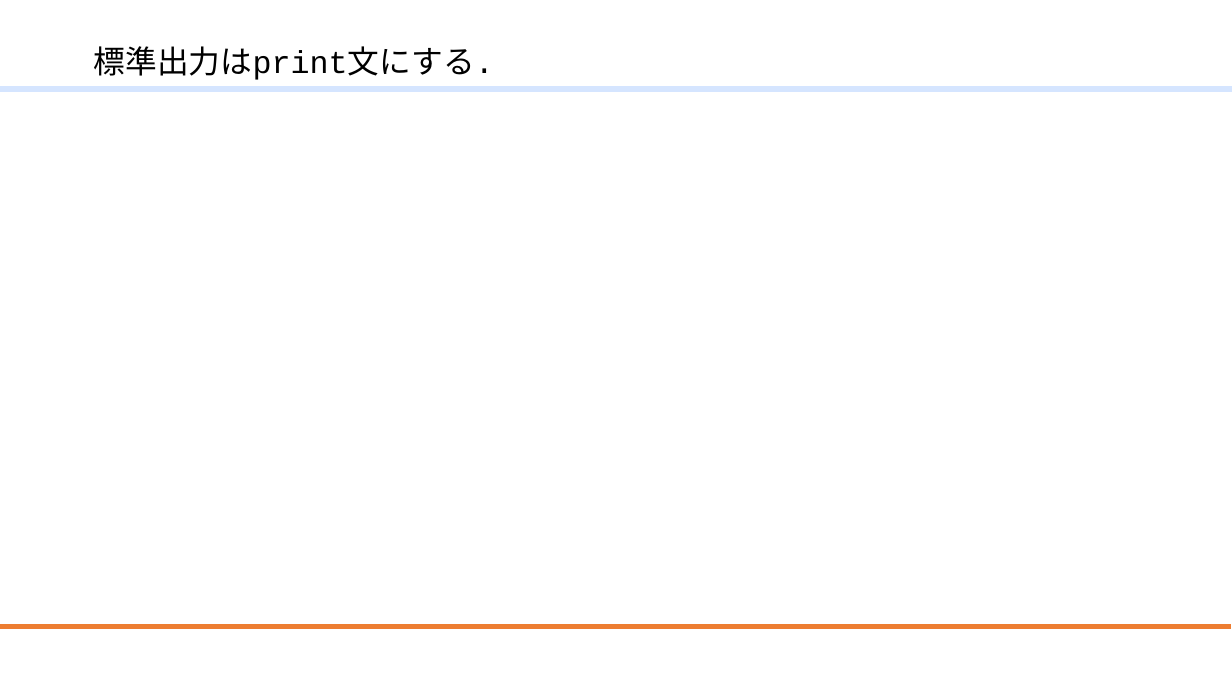
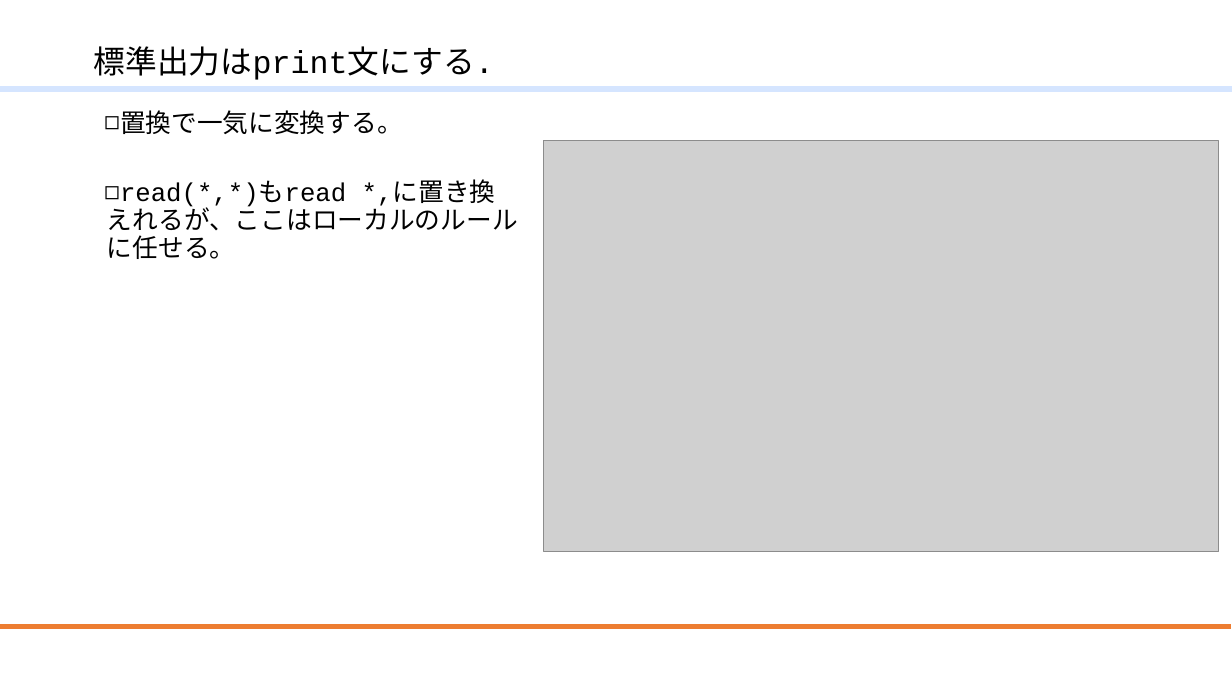
Before and after one commit to mmer547/ModernFortranLocalUserGroup, a slide deck: slide 33 of ModernFortran.f10/20210724_リファクタリング.pptx. Drawn at 1232x693 pixels with LibreOffice and Linux fonts; fonts in the diff are those of the drawing; grey boxes stand for pictures; background and template pictures are left out. Boxes give left, top, right and bottom in pixels: in the first picture for what was removed or moved away, otherwise in the second. Text is boxed around its words. In the diff, an @@ line names an element or a change of style, - is before the commit and + after.

Commit message:
Replace write(*,*) to print(with read(*,*) to read *,)

```diff
--- a/ModernFortran.f10/20210724_リファクタリング.pptx
+++ b/ModernFortran.f10/20210724_リファクタリング.pptx
@@ text added at (107, 110, 518, 259), 20 pt, text #000000 @@
+◻ 置換で一気に変換する。
+◻ read(*,*)もread *,に置き換えれるが、ここはローカルのルールに任せる。
@@ picture added at (544, 141, 1219, 553) @@
```
Also in this commit, not shown: 2 other slides changed, 1 other file.
